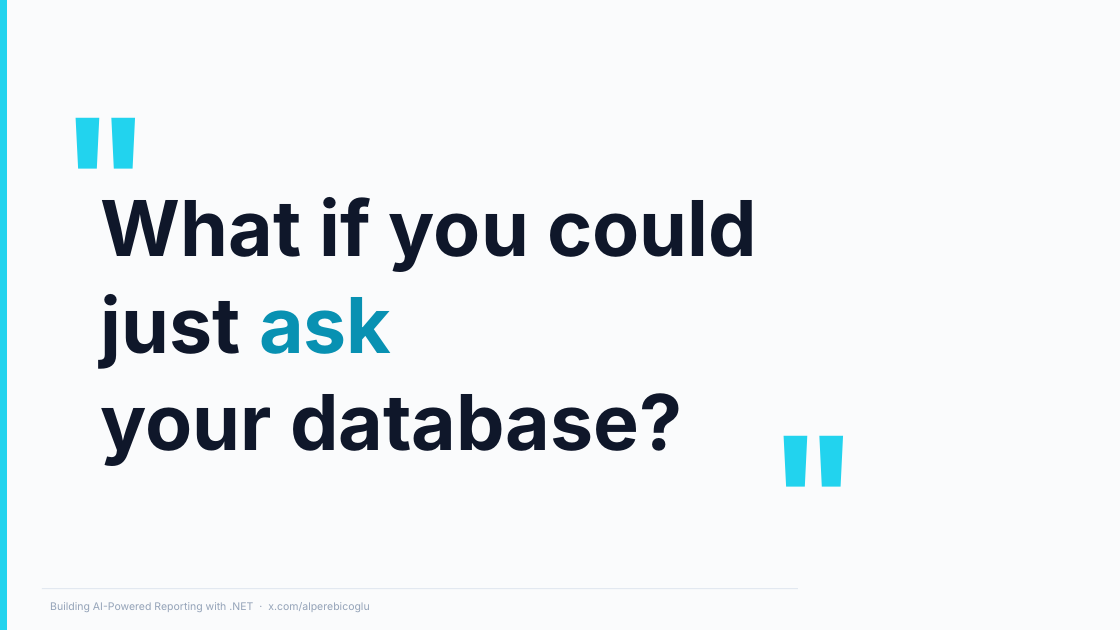
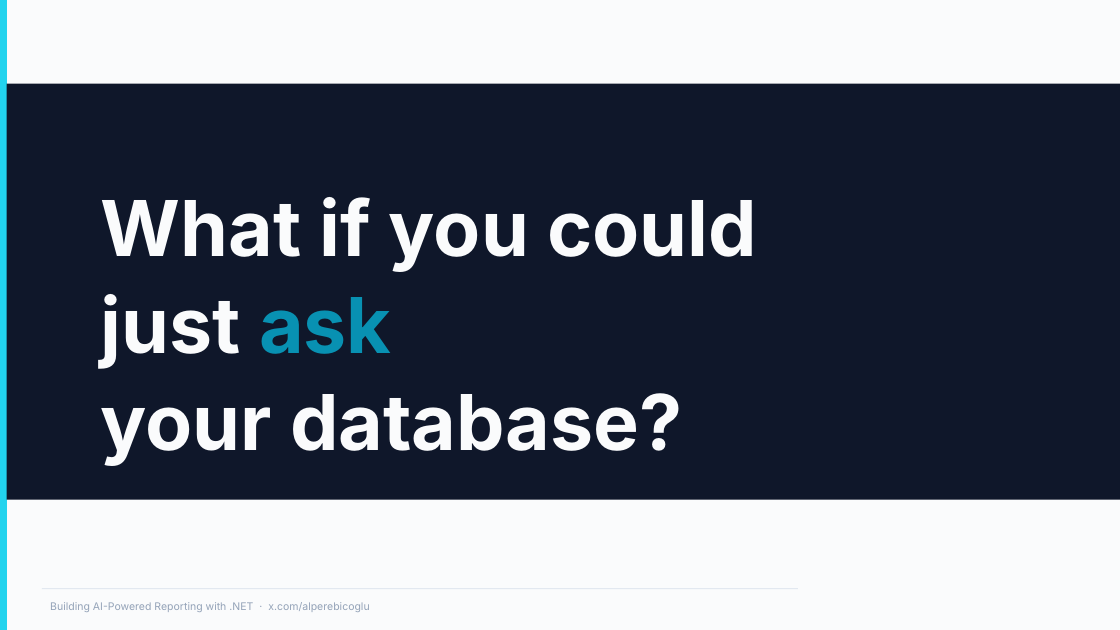
Before and after one commit to ebicoglu/chat-with-your-data-conference, a slide deck: slide 4 of Presentation.pptx. Drawn at 1120x630 pixels with LibreOffice and Linux fonts; fonts in the diff are those of the drawing; background and template pictures are left out. Boxes give left, top, right and bottom in pixels: in the first picture for what was removed or moved away, otherwise in the second. Text is boxed around its words. In the diff, an @@ line names an element or a change of style, - is before the commit and + after.

```diff
--- a/Presentation.pptx
+++ b/Presentation.pptx
@@ rectangle added at (7,84,1120,500), fill #0F172A @@
@@ text removed at (52,68,134,187) @@
-"
@@ text "What if you could just ..." at (101,197,757,466): text colour #0F172A to #FAFBFC @@
@@ text removed at (760,386,873,499) @@
-"
```
Also in this commit, not shown: 18 other slides changed, 2 other files.
